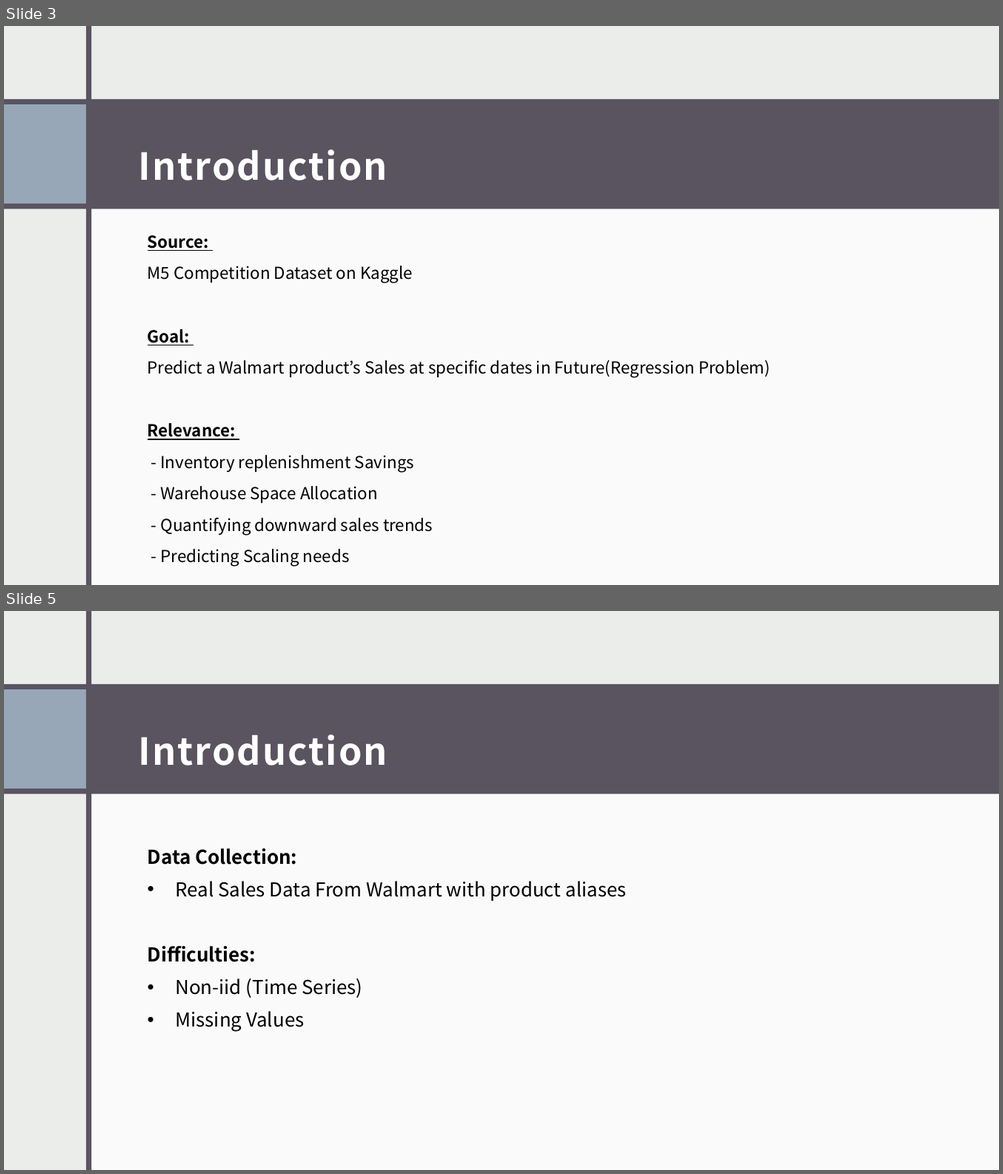
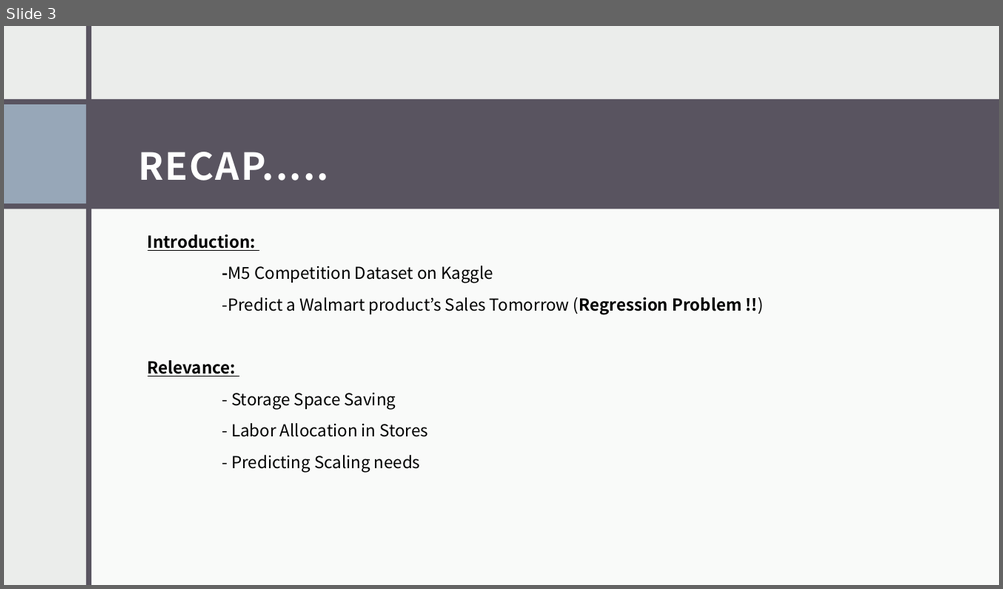
Before and after one commit to Ouambo-SIM/Sales-Prediction-with-ML-and-M5-data, a slide deck: Walmart Sales Prediction.pptx. Shown one above the other, each under a label of ours: slides 3 and 5 before the commit, slide 3 after it; the slides between them are not shown. The pictures are 1003x1174 and 1003x589 pixels, drawn with LibreOffice and Linux fonts; fonts in the diff are those of the drawing. Boxes give left, top, right and bottom in pixels: in the first picture for what was removed or moved away, otherwise in the second. Text is boxed around its words. In the diff, an @@ line names an element or a change of style, - is before the commit and + after.

```diff
--- a/Walmart Sales Prediction.pptx
+++ b/Walmart Sales Prediction.pptx
@@ slide 5 removed at (4,611,999,1170), background #EBEDEB @@
@@ rectangle removed at (4,611,999,1170) @@
@@ rectangle removed at (86,612,91,1170) @@
@@ rectangle removed at (384,612,389,1170) @@
@@ rectangle removed at (389,611,999,1170) @@
@@ rectangle removed at (4,684,999,794) @@
@@ rectangle removed at (4,689,86,789) @@
@@ text removed at (138,735,387,766) @@
-Introduction
@@ rectangle removed at (89,785,999,1170) @@
@@ text removed at (148,849,626,1032) @@
-Data Collection:
-• Real Sales Data From Walmart with product aliases
-Difficulties:
-• Non-iid (Time Series)
-• Missing Values
@@ slide 3 changed as well @@
@@ text at (138,152,329,181): text changed @@
-Introduction
+RECAP.....
@@ text at (148,235,741,315): text changed @@
-Source:
-M5 Competition Dataset on Kaggle
-Goal:
-Predict a Walmart product’s Sales at specific dates in Future(Regression Problem)
+Introduction:
+-M5 Competition Dataset on Kaggle
+-Predict a Walmart product’s Sales Tomorrow (Regression Problem !!)
@@ text at (231,392,429,437): text changed @@
-- Inventory replenishment Savings
-- Warehouse Space Allocation
-- Quantifying downward sales trends
+- Storage Space Saving
+- Labor Allocation in Stores
```
Also in this commit, not shown: 2 other slides changed, 6 slides added, 9 other slides removed, 24 other files.
